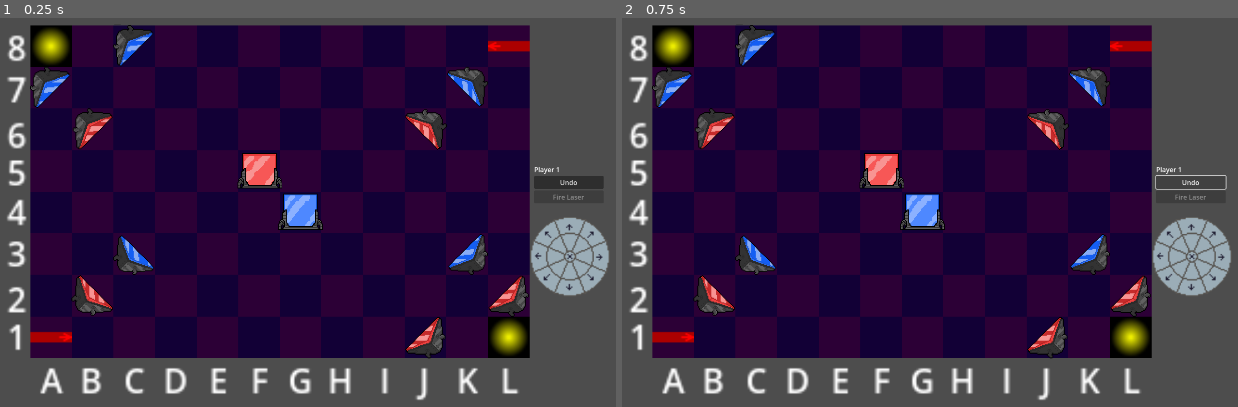
Above: before the commit, frames 1-2 (left to right).
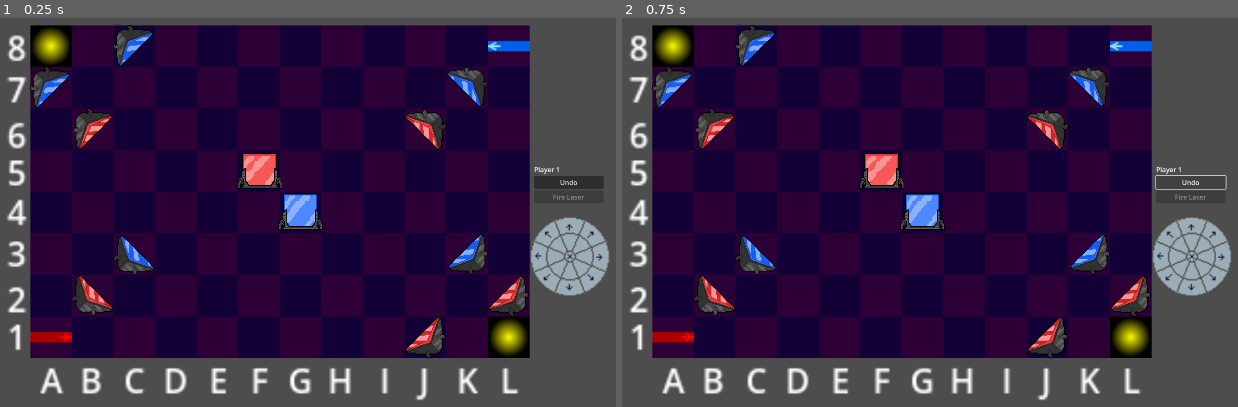
Above: after the commit, the same moments.

Repository: mzbrubak/Reflectix
Game: Godot game, scene res://Scenes/main.tscn
Two runs of this game, one before a commit and one after it. Both use one fixed random seed, a clock stepped at 60 frames per second and the inputs below.
Inputs:
- Up to frame 1 (0.25 s): no input
- Up to frame 2 (0.75 s): click "Undo" at 0.5 s

The runs differ from the first frame. In frame 1, 0.2% of the frame differs, in the area x 79-87%, y 5-9%; in frame 2, 0.2%.

Commit message:
Use blue laser emitter

Diff:
--- a/Scenes/laseremitter.gd
+++ b/Scenes/laseremitter.gd
@@ -26,8 +26,11 @@
 	is_player1 = true
 	#$Rotation/Red.visible = true
 	#$Rotation/Blue.visible = false
-
+	#$Rotation/Body/Laser.mesh.material.albedo_color = Color(255,0,0,0)
 func set_player2():
 	is_player1 = false
 	#$Rotation/Red.visible = false
+	$Rotation/BlueLaser.visible = true
+	$Rotation/RedLaser.visible = false
 	#$Rotation/Blue.visible = true
+	#$Rotation/Body/Laser.mesh.material.albedo_color = Color(0,0,255,0)
--- a/Scenes/laseremitter.tscn
+++ b/Scenes/laseremitter.tscn
@@ -1,10 +1,11 @@
-[gd_scene load_steps=8 format=3 uid="uid://dkuug16ke60wh"]
+[gd_scene load_steps=9 format=3 uid="uid://dkuug16ke60wh"]
 
 [ext_resource type="Script" path="res://Scenes/laseremitter.gd" id="1_du4aj"]
 [ext_resource type="Script" path="res://Scenes/mirror_sprite_2d.gd" id="2_00luf"]
 [ext_resource type="Texture2D" uid="uid://cu0b16b2q4f4m" path="res://img/emitter_placeholder.png" id="2_g4yev"]
 [ext_resource type="PackedScene" uid="uid://be6uqcjerdu07" path="res://Scenes/laser.tscn" id="2_noqw7"]
 [ext_resource type="PackedScene" uid="uid://twyd70pvvlew" path="res://Scenes/selector.tscn" id="3_pk3ki"]
+[ext_resource type="Texture2D" uid="uid://lngqa5g2ptm1" path="res://img/emitter_placeholder-blue.png" id="5_2h4y8"]
 
 [sub_resource type="RectangleShape2D" id="RectangleShape2D_huqak"]
 size = Vector2(20, 10)
@@ -20,11 +21,19 @@
 
 [node name="Rotation" type="Node2D" parent="."]
 
-[node name="Sprite2D" type="Sprite2D" parent="Rotation"]
+[node name="RedLaser" type="Sprite2D" parent="Rotation"]
 self_modulate = Color(1, 0, 0, 1)
 position = Vector2(4.76837e-07, 0)
 scale = Vector2(1, 0.5)
 texture = ExtResource("2_g4yev")
+script = ExtResource("2_00luf")
+selector = ExtResource("3_pk3ki")
+
+[node name="BlueLaser" type="Sprite2D" parent="Rotation"]
+visible = false
+position = Vector2(4.76837e-07, 0)
+scale = Vector2(1, 0.5)
+texture = ExtResource("5_2h4y8")
 script = ExtResource("2_00luf")
 selector = ExtResource("3_pk3ki")
 
Binary file added: img/emitter_placeholder-blue.png
Not shown, added: img/emitter_placeholder-blue.png.import
